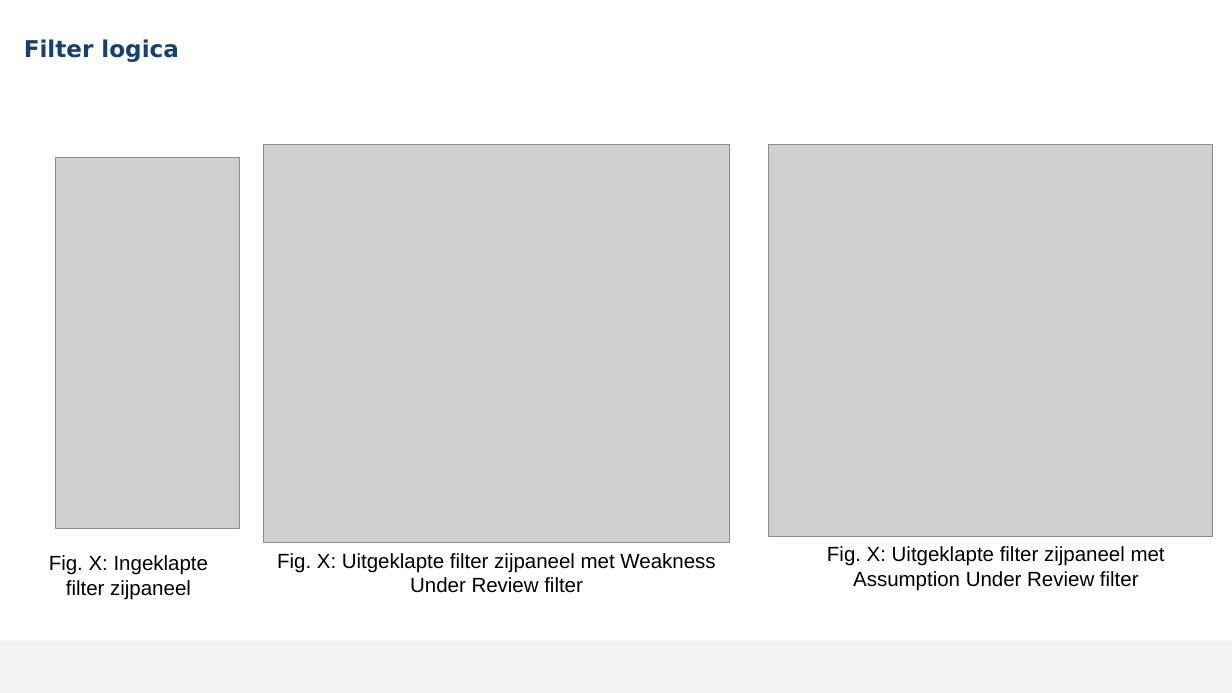
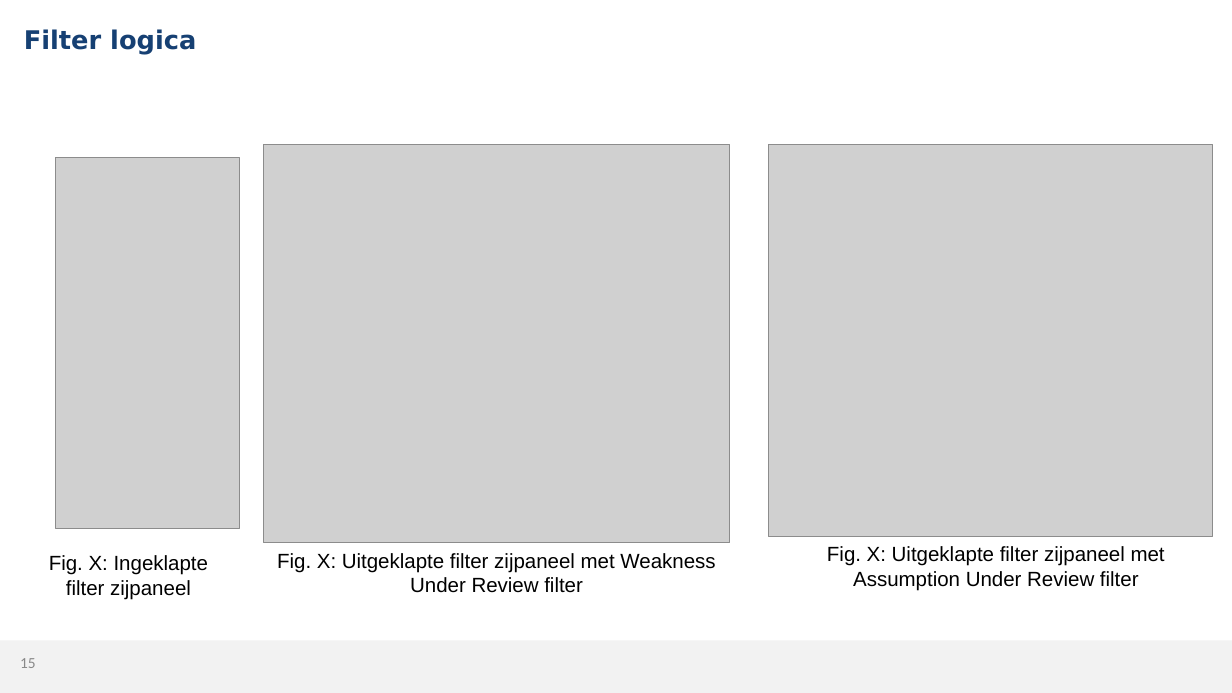
Before and after one commit to MikaG-1952764/masterproef, a slide deck: slide 15 of MP2526_Verdediging.pptx. Drawn at 1232x693 pixels with LibreOffice and Linux fonts; fonts in the diff are those of the drawing; grey boxes stand for pictures; background and template pictures are left out. Boxes give left, top, right and bottom in pixels: in the first picture for what was removed or moved away, otherwise in the second. Text is boxed around its words. In the diff, an @@ line names an element or a change of style, - is before the commit and + after.

```diff
--- a/MP2526_Verdediging.pptx
+++ b/MP2526_Verdediging.pptx
@@ title "Filter logica": place and size @@
-title "Filter logica" at [24,39,178,62]
+title "Filter logica" at [24,29,196,55]
@@ title "Filter logica" at [24,29,196,55]: size 18 to 20 pt @@
@@ page number added at [20,658,36,668], 12 pt, text #898989 @@
+15
```
Also in this commit, not shown: 35 other slides changed, 1 slide added, 1 slide removed, 1 other file.
